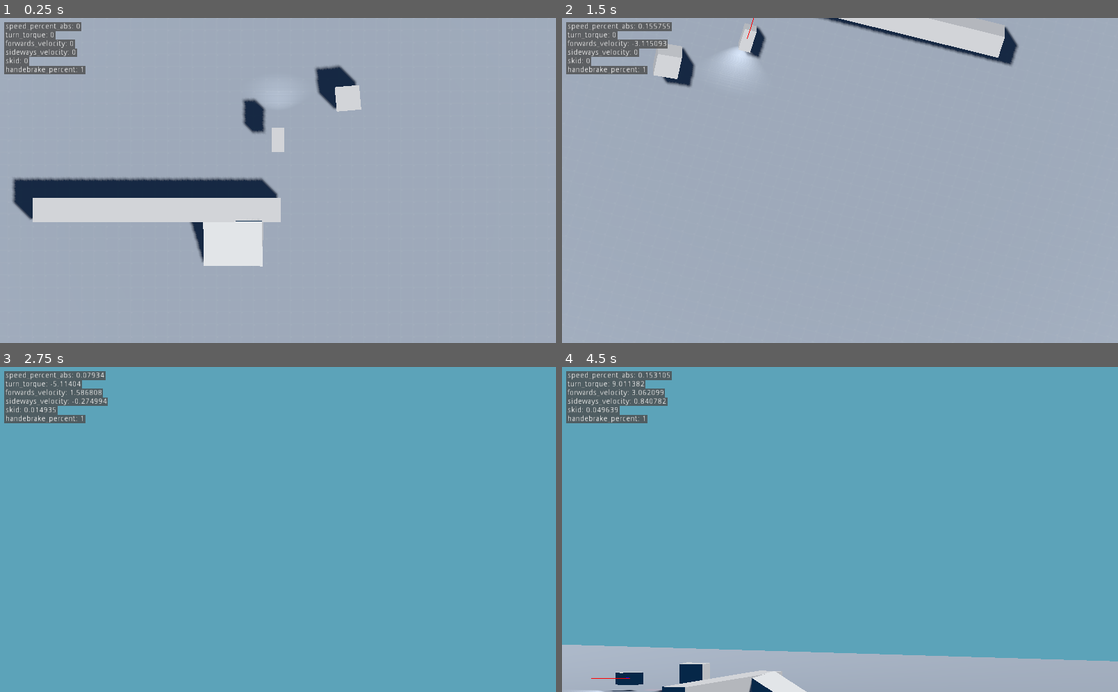
Above: before the commit, frames 1-4 (two rows, left to right).
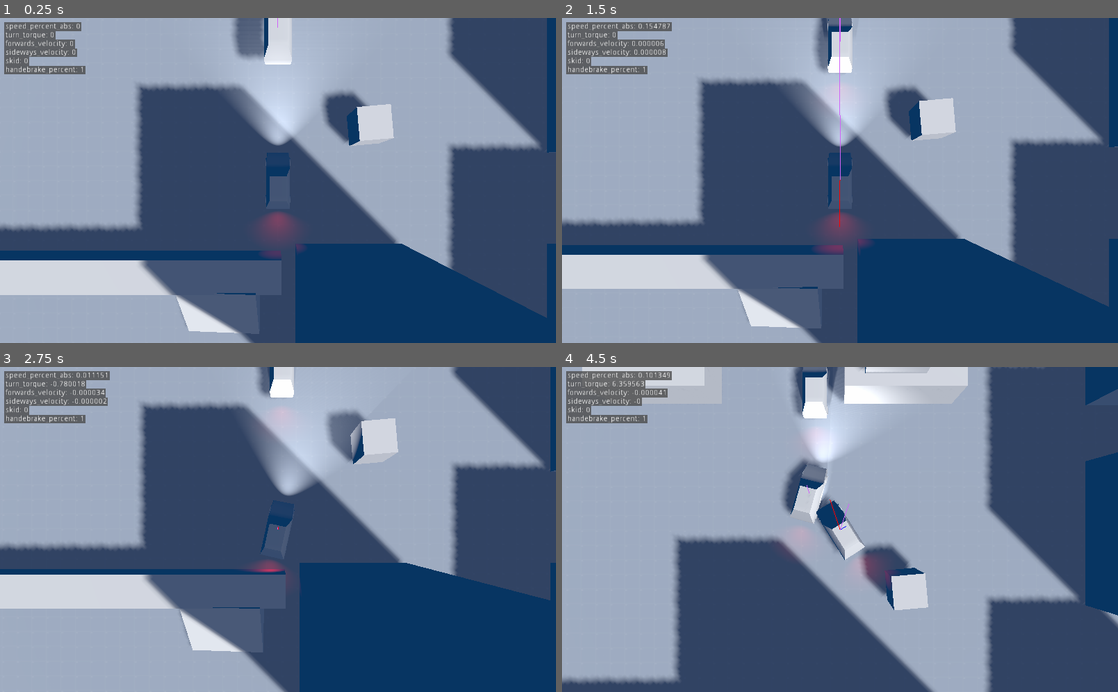
Above: after the commit, the same moments.

Repository: anthonyec/201212_godot_car_physics
Game: Godot game, scene res://scenes/simple_car.tscn
Same seed, same stepped clock (60 frames per second), same inputs: the game is played once before the commit and once after it.
Inputs (mouse positions are in pixels of both pictures, inside the frame that each line leads up to):
- Up to frame 1 (0.25 s): no input
- Up to frame 2 (1.5 s): move the mouse to (962, 164) at 0.52 s; hold D (move_right) 0.53-1.28 s; hold Right mouse button (camera_aim) 0.53-1.28 s; click (962, 164) at 0.67 s; move the mouse to (728, 196) at 1.27 s; hold S (brake) from 1.28 s (still down); tap Shift (camera_slow_mod) at 1.35 s
- Up to frame 3 (2.75 s): move the mouse to (333, 458) at 2.02 s; release S (brake) at 2.03 s; hold D (move_right) from 2.03 s (still down); hold Right mouse button (camera_aim) from 2.03 s (still down)
- Up to frame 4 (4.5 s): move the mouse to (812, 594) at 2.77 s; release D (move_right) at 2.78 s; release Right mouse button (camera_aim) at 2.78 s; hold W (accelerate) 2.78-3.53 s; tap Shift (camera_slow_mod) at 2.85, 4.35 s; click (812, 594) at 2.92 s; move the mouse to (1006, 578) at 3.52 s; hold Right mouse button (camera_aim) 3.53-4.28 s; hold A (move_left) from 3.53 s (still down); move the mouse to (673, 480) at 4.27 s

The runs differ from the first frame. In frame 1, 62% of the frame differs, in the area x 0-100%, y 0-100%; in frame 2, 62%; in frame 3, 98%; in frame 4, 95%.

Commit message:
Add spring and camera and everything

Diff:
--- /dev/null
+++ b/entities/follow_cam/follow_cam.gd
@@ -0,0 +1,8 @@
+extends Camera
+
+export var target: NodePath
+export var height: float = 2
+
+func _process(delta):
+	var target_object = get_node(target)
+	self.global_transform.origin = target_object.global_transform.origin + (Vector3.UP * height)
--- /dev/null
+++ b/entities/follow_cam/follow_cam.tscn
@@ -0,0 +1,9 @@
+[gd_scene load_steps=2 format=2]
+
+[ext_resource path="res://entities/follow_cam/follow_cam.gd" type="Script" id=1]
+
+[node name="FollowCamera" type="Camera"]
+transform = Transform( 1, 0, 0, 0, -1.62921e-07, 1, 0, -1, -1.62921e-07, 0, 15.1, 0 )
+projection = 1
+size = 21.6
+script = ExtResource( 1 )
--- /dev/null
+++ b/entities/follow_cam/spring.tscn
@@ -0,0 +1,6 @@
+[gd_scene load_steps=2 format=2]
+
+[ext_resource path="res://entities/simple_car/spring.gd" type="Script" id=1]
+
+[node name="Spring" type="Spatial"]
+script = ExtResource( 1 )
--- /dev/null
+++ b/entities/lamppost/lamppost.tscn
@@ -0,0 +1,13 @@
+[gd_scene format=2]
+
+[node name="CSGCylinder" type="CSGCylinder"]
+transform = Transform( 1, 0, 0, 0, 1, 0, 0, 0, 1, 0, 3, 0 )
+radius = 0.1
+height = 6.0
+
+[node name="SpotLight" type="SpotLight" parent="."]
+transform = Transform( 1, 0, 0, 0, 0.173648, 0.984808, 0, -0.984808, 0.173648, 0, 2.9, -0.8 )
+light_color = Color( 1, 0.921569, 0.854902, 1 )
+shadow_enabled = true
+spot_range = 11.8
+spot_angle = 49.0432
--- /dev/null
+++ b/entities/simple_car/body_spring.gd
@@ -0,0 +1,34 @@
+extends Spatial
+
+onready var rb: RigidBody = get_parent()
+onready var spring_pitch = $SpringPitch
+onready var spring_roll = $SpringRoll
+
+var v0: Vector3
+var acceleration: Vector3 = Vector3.ZERO
+
+func _apply_spring_motion_to_self():
+	self.rotation_degrees.x = spring_pitch.value
+	self.rotation_degrees.z = spring_roll.value
+
+func _physics_process(delta):
+	if v0:
+		acceleration = (rb.linear_velocity - v0) / delta
+
+	v0 = rb.linear_velocity
+
+	var pitch_acceleration = acceleration.dot(-self.global_transform.basis.z)
+	var roll_acceleration = acceleration.dot(self.global_transform.basis.x)
+
+	spring_pitch.add_velocity(pitch_acceleration)
+	spring_roll.add_velocity(roll_acceleration)
+
+	_apply_spring_motion_to_self()
+
+	DebugDraw.draw_line_3d(
+		self.global_transform.origin,
+		self.global_transform.origin + (-acceleration / 2),
+		Color.purple
+	)
+
+	pass
--- a/entities/simple_car/simple_car.gd
+++ b/entities/simple_car/simple_car.gd
@@ -84,6 +84,9 @@
 	DebugDraw.set_text("skid", skid)
 	DebugDraw.set_text("handebrake_percent", handebrake_percent)
 
+	if disable_controls:
+		return
+
 	DebugDraw.draw_ray_3d(
 		self.global_transform.origin, #  + (-self.global_transform.basis.z.normalized() * 0.2)
 		self.global_transform.basis.x.normalized(),
--- a/entities/simple_car/simple_car.tscn
+++ b/entities/simple_car/simple_car.tscn
@@ -1,12 +1,17 @@
-[gd_scene load_steps=4 format=2]
+[gd_scene load_steps=7 format=2]
 
 [ext_resource path="res://entities/simple_car/simple_car.gd" type="Script" id=1]
+[ext_resource path="res://entities/simple_car/body_spring.gd" type="Script" id=2]
+[ext_resource path="res://entities/follow_cam/spring.tscn" type="PackedScene" id=3]
+[ext_resource path="res://entities/simple_car/simple_car.dae" type="PackedScene" id=4]
 
 [sub_resource type="PhysicsMaterial" id=1]
 friction = 0.0
 bounce = 0.5
 
-[sub_resource type="SphereShape" id=2]
+[sub_resource type="CapsuleShape" id=2]
+radius = 0.8
+height = 2.4
 
 [node name="SimpleCar" type="RigidBody"]
 physics_material_override = SubResource( 1 )
@@ -21,17 +26,56 @@
 visible = false
 rings = 12
 
-[node name="Body" type="CSGBox" parent="."]
-width = 1.0
-height = 1.0
+[node name="Body" type="Position3D" parent="."]
+transform = Transform( 1, 0, 0, 0, 1, 0, 0, 0, 1, 0, 0.1, 0 )
+script = ExtResource( 2 )
 
-[node name="Headlights" type="SpotLight" parent="."]
-transform = Transform( 1, 0, 0, 0, 0.965926, 0.258819, 0, -0.258819, 0.965926, 0, 0, -0.8 )
+[node name="Headlights" type="SpotLight" parent="Body"]
+transform = Transform( 1, 0, 0, 0, 0.965926, 0.258819, 0, -0.258819, 0.965926, -5.96046e-08, -0.1, -1.9 )
 light_energy = 2.0
 shadow_enabled = true
-spot_range = 5.5
+spot_range = 15.0
 
-[node name="Breaklights" type="SpotLight" parent="."]
-transform = Transform( 1, 0, 0, 0, -0.939693, 0.34202, 0, -0.34202, -0.939693, 0, 0, 0.8 )
+[node name="Breaklights" type="SpotLight" parent="Body"]
+transform = Transform( 1, 0, 0, 0, -0.939693, 0.34202, 0, -0.34202, -0.939693, 0, -0.1, 2 )
 light_color = Color( 0.894118, 0.0313726, 0.0313726, 1 )
 spot_range = 3.0
+spot_angle = 65.114
+
+[node name="simple_car" parent="Body" instance=ExtResource( 4 )]
+transform = Transform( 1, 0, 0, 0, 1, 0, 0, 0, 1, 0, -0.1, 0 )
+
+[node name="SpringPitch" parent="Body" instance=ExtResource( 3 )]
+stiffness = 1000.0
+damping = 5.0
+springLength = 0.0
+clamp_spring = true
+min_clamp = -2.0
+max_clamp = 2.0
+
+[node name="SpringRoll" parent="Body" instance=ExtResource( 3 )]
+stiffness = 1000.0
+mass = 2.0
+damping = 5.0
+springLength = 0.0
+clamp_spring = true
+
+[node name="CSGCylinder" type="CSGCylinder" parent="."]
+transform = Transform( -4.37114e-08, 1, 0, -1, -4.37114e-08, 0, 0, 0, 1, 0.7, -0.4, 1.2 )
+radius = 0.3
+height = 0.2
+
+[node name="CSGCylinder2" type="CSGCylinder" parent="."]
+transform = Transform( -4.37114e-08, 1, 0, -1, -4.37114e-08, 0, 0, 0, 1, 0.7, -0.4, -1.2 )
+radius = 0.3
+height = 0.2
+
+[node name="CSGCylinder3" type="CSGCylinder" parent="."]
+transform = Transform( -4.37114e-08, 1, 0, -1, -4.37114e-08, 0, 0, 0, 1, -0.7, -0.4, 1.2 )
+radius = 0.3
+height = 0.2
+
+[node name="CSGCylinder4" type="CSGCylinder" parent="."]
+transform = Transform( -4.37114e-08, 1, 0, -1, -4.37114e-08, 0, 0, 0, 1, -0.7, -0.4, -1.2 )
+radius = 0.3
+height = 0.2
--- /dev/null
+++ b/entities/simple_car/spring.gd
@@ -0,0 +1,43 @@
+extends Spatial
+
+export var stiffness: float = 50
+export var mass: float = 1
+export var damping: float = 2
+export var springLength: float = 50
+export var clamp_spring: bool = false
+export var min_clamp: float = -10
+export var max_clamp: float = 10
+
+#/* Object position and velocity. */
+var value = 0
+var v = 0
+
+#/* Spring stiffness, in kg / s^2 */
+var k = -stiffness
+
+#/* Framerate: we want 60 fps hence the framerate here is at 1/60 */
+var frameRate: float = 0.016666667 # can't do calculation when initalising?
+
+var d = -damping
+
+func _ready():
+	pass
+
+func _process(delta):
+	var Fspring = k * (value - springLength)
+	var Fdamping = d * v
+	var a = (Fspring + Fdamping) / mass
+
+	v += a * frameRate
+	value += v * frameRate
+
+	if clamp_spring and value < min_clamp:
+		value = min_clamp
+		v = 0
+
+	if clamp_spring and value > max_clamp:
+		value = max_clamp
+		v = 0
+
+func add_velocity(velocity: float):
+	v += velocity
--- a/project.godot
+++ b/project.godot
@@ -28,26 +28,31 @@
 turn_left={
 "deadzone": 0.5,
 "events": [ Object(InputEventKey,"resource_local_to_scene":false,"resource_name":"","device":0,"alt":false,"shift":false,"control":false,"meta":false,"command":false,"pressed":false,"scancode":65,"unicode":0,"echo":false,"script":null)
+, Object(InputEventJoypadMotion,"resource_local_to_scene":false,"resource_name":"","device":0,"axis":0,"axis_value":-1.0,"script":null)
  ]
 }
 turn_right={
 "deadzone": 0.5,
 "events": [ Object(InputEventKey,"resource_local_to_scene":false,"resource_name":"","device":0,"alt":false,"shift":false,"control":false,"meta":false,"command":false,"pressed":false,"scancode":68,"unicode":0,"echo":false,"script":null)
+, Object(InputEventJoypadMotion,"resource_local_to_scene":false,"resource_name":"","device":0,"axis":0,"axis_value":1.0,"script":null)
  ]
 }
 accelerate={
 "deadzone": 0.5,
 "events": [ Object(InputEventKey,"resource_local_to_scene":false,"resource_name":"","device":0,"alt":false,"shift":false,"control":false,"meta":false,"command":false,"pressed":false,"scancode":87,"unicode":0,"echo":false,"script":null)
+, Object(InputEventJoypadMotion,"resource_local_to_scene":false,"resource_name":"","device":0,"axis":7,"axis_value":1.0,"script":null)
  ]
 }
 brake={
 "deadzone": 0.5,
 "events": [ Object(InputEventKey,"resource_local_to_scene":false,"resource_name":"","device":0,"alt":false,"shift":false,"control":false,"meta":false,"command":false,"pressed":false,"scancode":83,"unicode":0,"echo":false,"script":null)
+, Object(InputEventJoypadMotion,"resource_local_to_scene":false,"resource_name":"","device":0,"axis":6,"axis_value":1.0,"script":null)
  ]
 }
 handbrake={
 "deadzone": 0.5,
 "events": [ Object(InputEventKey,"resource_local_to_scene":false,"resource_name":"","device":0,"alt":false,"shift":false,"control":false,"meta":false,"command":false,"pressed":false,"scancode":32,"unicode":0,"echo":false,"script":null)
+, Object(InputEventJoypadButton,"resource_local_to_scene":false,"resource_name":"","device":0,"button_index":5,"pressure":0.0,"pressed":false,"script":null)
  ]
 }
 
--- a/scenes/simple_car.tscn
+++ b/scenes/simple_car.tscn
@@ -1,14 +1,17 @@
-[gd_scene load_steps=7 format=2]
+[gd_scene load_steps=9 format=2]
 
 [ext_resource path="res://entities/camera/orbit_cam.gd" type="Script" id=1]
 [ext_resource path="res://entities/position/position.gd" type="Script" id=2]
 [ext_resource path="res://entities/enviroment/grid.tres" type="Material" id=3]
+[ext_resource path="res://entities/follow_cam/follow_cam.tscn" type="PackedScene" id=4]
 [ext_resource path="res://entities/simple_car/simple_car.tscn" type="PackedScene" id=5]
+[ext_resource path="res://entities/lamppost/lamppost.tscn" type="PackedScene" id=6]
 
 [sub_resource type="Environment" id=1]
 background_mode = 1
 background_color = Color( 0.364706, 0.643137, 0.729412, 1 )
 ambient_light_color = Color( 0.00392157, 0.129412, 0.266667, 1 )
+ambient_light_energy = 2.0
 
 [sub_resource type="Curve" id=2]
 _data = [ Vector2( 0, 0 ), 0.0, 3.54386, 0, 0, Vector2( 0.891089, 1 ), 0.0, 0.0, 0, 0 ]
@@ -23,9 +26,15 @@
 visible = false
 script = ExtResource( 2 )
 
-[node name="MainCamera" type="Camera" parent="."]
+[node name="FollowCamera" parent="." instance=ExtResource( 4 )]
+visible = false
+projection = 0
+current = true
+target = NodePath("../SimpleCar")
+height = 15.0
+
+[node name="DebugCamera" type="Camera" parent="."]
 transform = Transform( 1, 0, 0, 0, -1.62921e-07, 1, 0, -1, -1.62921e-07, 0, 15.1, 3.3 )
-projection = 1
 size = 26.5
 script = ExtResource( 1 )
 target_path = NodePath("../SimpleCar")
@@ -34,17 +43,27 @@
 transform = Transform( 0.707107, -0.5, 0.5, 0, 0.707107, 0.707107, -0.707107, -0.5, 0.5, 0, 3, 0 )
 light_color = Color( 0.956863, 0.956863, 0.945098, 1 )
 shadow_enabled = true
-shadow_color = Color( 0.145098, 0.145098, 0.145098, 1 )
+shadow_color = Color( 0.321569, 0.321569, 0.321569, 1 )
 
 [node name="Floor" type="CSGBox" parent="."]
 use_collision = true
-width = 100.0
+width = 200.0
 height = 0.002
-depth = 100.0
+depth = 200.0
 material = ExtResource( 3 )
 
 [node name="SimpleCar" parent="." instance=ExtResource( 5 )]
-transform = Transform( 1, 0, 0, 0, 1, 0, 0, 0, 1, 0, 3, 0 )
+transform = Transform( 1, 0, 0, 0, 1, 0, 0, 0, 1, 0, 0.8, 0 )
+turn_curve = SubResource( 2 )
+
+[node name="SimpleCar2" parent="." instance=ExtResource( 5 )]
+transform = Transform( 1, 0, 0, 0, 1, 0, 0, 0, 1, 0, 3, -8.5 )
+disable_controls = true
+turn_curve = SubResource( 2 )
+
+[node name="SimpleCar3" parent="." instance=ExtResource( 5 )]
+transform = Transform( 1, 0, 0, 0, 1, 0, 0, 0, 1, 0, 3, -16.2 )
+disable_controls = true
 turn_curve = SubResource( 2 )
 
 [node name="CSGBox3" type="CSGBox" parent="."]
@@ -62,3 +81,124 @@
 transform = Transform( 1, 0, 0, 0, 1, 0, 0, 0, 1, -9.9, 1.2, 5.7 )
 use_collision = true
 width = 20.2
+
+[node name="CSGBox5" type="CSGBox" parent="."]
+transform = Transform( 1, 0, 0, 0, 1, 0, 0, 0, 1, -9.9, 1.2, -20.4 )
+use_collision = true
+width = 7.2
+depth = 9.8
+
+[node name="CSGBox6" type="CSGBox" parent="."]
+transform = Transform( 1, 0, 0, 0, 1, 0, 0, 0, 1, 5.5, 1.2, -20.4 )
+use_collision = true
+width = 7.2
+depth = 9.8
+
+[node name="CSGBox7" type="CSGBox" parent="."]
+transform = Transform( 1, 0, 0, 0, 1, 0, 0, 0, 1, 5.5, 1.2, -38.7 )
+use_collision = true
+width = 7.2
+depth = 9.8
+
+[node name="CSGBox11" type="CSGBox" parent="."]
+transform = Transform( 1, 0, 0, 0, 1, 0, 0, 0, 1, 21.9, 1.2, -20.4 )
+use_collision = true
+width = 7.2
+height = 21.6
+depth = 9.8
+
+[node name="CSGBox17" type="CSGBox" parent="."]
+transform = Transform( 1, 0, 0, 0, 1, 0, 0, 0, 1, 21.9, 1.2, -6.8 )
+use_collision = true
+width = 7.2
+height = 16.4
+depth = 9.8
+
+[node name="CSGBox18" type="CSGBox" parent="."]
+transform = Transform( 1, 0, 0, 0, 1, 0, 0, 0, 1, 21.9, 1.2, 9.2 )
+use_collision = true
+width = 7.2
+height = 16.4
+depth = 9.8
+
+[node name="CSGBox19" type="CSGBox" parent="."]
+transform = Transform( 1, 0, 0, 0, 1, 0, 0, 0, 1, 4.8, 1.2, 9.2 )
+use_collision = true
+width = 7.2
+height = 28.0
+depth = 9.8
+
+[node name="CSGBox12" type="CSGBox" parent="."]
+transform = Transform( 1, 0, 0, 0, 1, 0, 0, 0, 1, 21.9, 1.2, -38.7 )
+use_collision = true
+width = 7.2
+height = 13.8
+depth = 9.8
+
+[node name="CSGBox13" type="CSGBox" parent="."]
+transform = Transform( 1, 0, 0, 0, 1, 0, 0, 0, 1, 38.7, 1.2, -20.4 )
+use_collision = true
+width = 7.2
+depth = 9.8
+
+[node name="CSGBox14" type="CSGBox" parent="."]
+transform = Transform( 1, 0, 0, 0, 1, 0, 0, 0, 1, 38.7, 1.2, -38.7 )
+use_collision = true
+width = 7.2
+depth = 9.8
+
+[node name="CSGBox8" type="CSGBox" parent="."]
+transform = Transform( 1, 0, 0, 0, 1, 0, 0, 0, 1, -24.9, 1.2, -37.1 )
+use_collision = true
+width = 7.2
+height = 17.8
+depth = 9.8
+
+[node name="CSGBox16" type="CSGBox" parent="."]
+transform = Transform( 1, 0, 0, 0, 1, 0, 0, 0, 1, -24.9, 1.2, -8.90001 )
+use_collision = true
+width = 7.2
+height = 14.8
+depth = 9.8
+
+[node name="CSGBox9" type="CSGBox" parent="."]
+transform = Transform( 1, 0, 0, 0, 1, 0, 0, 0, 1, -24.9, 1.2, 21.2 )
+use_collision = true
+width = 7.2
+height = 17.8
+depth = 9.8
+
+[node name="CSGBox15" type="CSGBox" parent="."]
+transform = Transform( 1, 0, 0, 0, 1, 0, 0, 0, 1, 4.9, 1.2, -18.2 )
+use_collision = true
+width = 3.6
+height = 8.0
+depth = 4.0
+
+[node name="CSGCylinder" parent="." instance=ExtResource( 6 )]
+transform = Transform( -1.62921e-07, 0, 1, 0, 1, 0, -1, 0, -1.62921e-07, 17.1, 3, -9.9 )
+visible = false
+
+[node name="CSGCylinder6" parent="." instance=ExtResource( 6 )]
+transform = Transform( -1.62921e-07, 0, 1, 0, 1, 0, -1, 0, -1.62921e-07, 17.1, 3, 5.1 )
+visible = false
+
+[node name="CSGCylinder2" parent="." instance=ExtResource( 6 )]
+transform = Transform( -1.62921e-07, 0, 1, 0, 1, 0, -1, 0, -1.62921e-07, 17.1, 3, -23.4 )
+visible = false
+
+[node name="CSGCylinder3" parent="." instance=ExtResource( 6 )]
+transform = Transform( -1.62921e-07, 0, 1, 0, 1, 0, -1, 0, -1.62921e-07, 17.1, 3, -42.2 )
+visible = false
+
+[node name="CSGCylinder4" parent="." instance=ExtResource( 6 )]
+transform = Transform( -1.62921e-07, 0, -1, 0, 1, 0, 1, 0, -1.62921e-07, 9.89999, 3, -35.3 )
+visible = false
+
+[node name="CSGCylinder5" parent="." instance=ExtResource( 6 )]
+transform = Transform( -1.62921e-07, 0, -1, 0, 1, 0, 1, 0, -1.62921e-07, 9.89999, 3, -16.7 )
+visible = false
+
+[node name="CSGCylinder7" parent="." instance=ExtResource( 6 )]
+transform = Transform( -1.62921e-07, 0, -1, 0, 1, 0, 1, 0, -1.62921e-07, 9.89999, 3, 12.5 )
+visible = false
Not shown, added: entities/simple_car/simple_car.dae
Not shown, added: entities/simple_car/simple_car.dae.import
